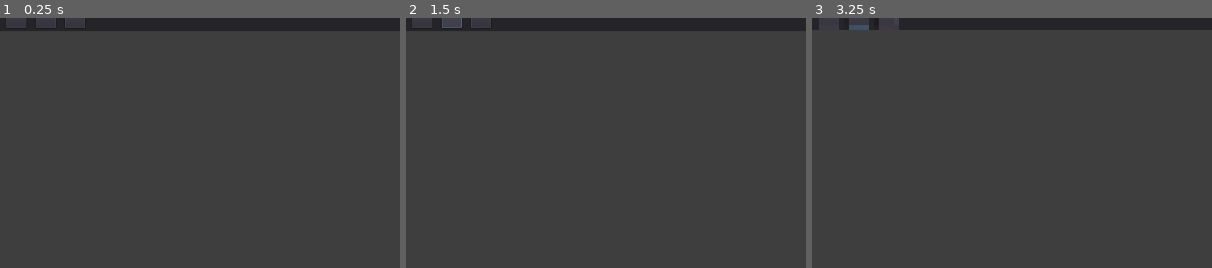
Above: before the commit, frames 1-3 (left to right).
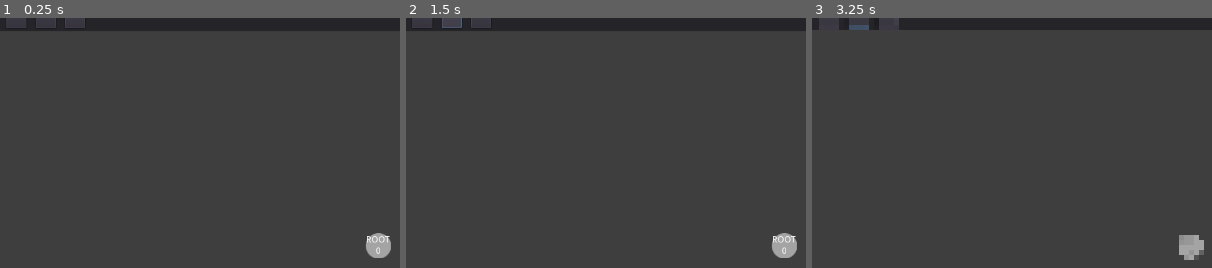
Above: after the commit, the same moments.

Repository: Tetramad/PIMMProject
Game: Godot game, scene res://TrieScene.tscn
The game is run twice, just before and just after one commit, with the same random seed, the same clock (stepped at 60 frames per second) and the same inputs. This scene is started directly instead of the project's main scene.
Inputs (mouse positions are % of the whole screen's width and height, from its top left):
- Up to frame 1 (0.25 s): no input
- Up to frame 2 (1.5 s): click (6, 3) at 0.5 s; click (6, 3) at 1.25 s
- Up to frame 3 (3.25 s): click (6, 3) at 2 s; tap Enter at 2.75 s; drag from (50, 3) to (60, 28) at 2.77 s
The pictures show only the part of the screen within x 0-50%, y 3-53%; the shares and areas given below are measured in that part.

The runs differ from the first frame. In frame 1, 0.5% of the frame differs, in the area x 91-98%, y 86-96%; in frame 2, 0.5%; in frame 3, 0.5%.

Commit message:
feat: Trie 구현 완료

Diff:
--- /dev/null
+++ b/ALGO/TrieNode.gd
@@ -0,0 +1,91 @@
+extends TextureRect
+
+class_name TrieNode
+
+onready var character_label = $VBoxContainer/CharacterLabel
+onready var frequency_label = $VBoxContainer/FrequencyLabel
+onready var child_node = $ChildNode setget _block_set, get_child_node
+
+const MIN_STEP: float = 5.0
+
+var moving: bool = false setget set_moving, is_moving
+var destination: Vector2 = Vector2.ZERO setget set_destination, get_destination
+var speed: float = 1.0
+var radius: float = 20.0
+
+signal arrived
+
+
+func _block_set(value):
+	push_error("Explicit child nodes setting is blocked")
+	assert(false)
+
+
+func get_child_node():
+	return child_node
+
+
+func set_moving(value: bool):
+	moving = value
+
+
+func is_moving() -> bool:
+	return moving
+
+
+func set_destination(dest: Vector2):
+	destination = dest
+
+
+func get_destination() -> Vector2:
+	return destination
+
+
+func set_character(character: String):
+	character_label.set_text(character)
+
+
+func get_character() -> String:
+	return character_label.get_text()
+
+
+func increase_frequency():
+	var freq: int = frequency_label.get_text().to_int()
+	frequency_label.set_text(String(freq + 1))
+
+
+func get_frequency() -> int:
+	return frequency_label.get_text().to_int()
+
+
+func relocate(pivot: Vector2, direction: float, sector_angle: float):
+	set_destination(pivot)
+	set_moving(true)
+
+	var children = get_child_node().get_children()
+	var base = direction - sector_angle/2
+	for i in range(children.size()):
+		var _direction = base + (sector_angle/(children.size() + 1)) * (i + 1)
+		var _pivot = 4 * radius * Vector2(cos(_direction), sin(_direction))
+		children[i].relocate(_pivot, _direction, max(sector_angle/2, PI/10))
+
+
+func _process(delta):
+	update()
+
+
+func _physics_process(delta):
+	if is_moving():
+		var distance = get_position().distance_to(get_destination())
+		if distance < MIN_STEP:
+			set_moving(false)
+			set_position(get_position().linear_interpolate(get_destination(), 1.0))
+			emit_signal("arrived", self)
+		else:
+			set_position(get_position().linear_interpolate(get_destination(), delta * speed))
+
+
+func _draw():
+	var center = get_size()/2
+	for child in get_child_node().get_children():
+		draw_line(center + center.direction_to(child.get_position()) * radius, child.get_position(), Color.black)
--- /dev/null
+++ b/ALGO/TrieNode.tscn
@@ -0,0 +1,55 @@
+[gd_scene load_steps=3 format=2]
+
+[ext_resource path="res://circle.svg" type="Texture" id=1]
+[ext_resource path="res://TrieNode.gd" type="Script" id=2]
+
+[node name="TrieNode" type="TextureRect"]
+anchor_left = 0.5
+anchor_top = 0.5
+anchor_right = 0.5
+anchor_bottom = 0.5
+margin_left = -660.0
+margin_top = -420.0
+margin_right = -620.0
+margin_bottom = -380.0
+rect_pivot_offset = Vector2( 20, 20 )
+texture = ExtResource( 1 )
+expand = true
+script = ExtResource( 2 )
+
+[node name="VBoxContainer" type="VBoxContainer" parent="."]
+anchor_right = 1.0
+anchor_bottom = 1.0
+alignment = 1
+__meta__ = {
+"_edit_lock_": true
+}
+
+[node name="CharacterLabel" type="Label" parent="VBoxContainer"]
+margin_top = 4.0
+margin_right = 40.0
+margin_bottom = 18.0
+text = "A"
+align = 1
+valign = 1
+
+[node name="FrequencyLabel" type="Label" parent="VBoxContainer"]
+margin_top = 22.0
+margin_right = 40.0
+margin_bottom = 36.0
+text = "0"
+align = 1
+valign = 1
+
+[node name="ChildNode" type="Control" parent="."]
+anchor_left = 0.5
+anchor_top = 0.5
+anchor_right = 0.5
+anchor_bottom = 0.5
+margin_left = -37.0
+margin_top = -35.0
+margin_right = 37.0
+margin_bottom = 35.0
+__meta__ = {
+"_edit_lock_": true
+}
--- /dev/null
+++ b/ALGO/TrieRoot.gd
@@ -0,0 +1,47 @@
+extends Control
+
+onready var node = preload("res://TrieNode.tscn")
+
+export(String) var test_word
+export(bool) var testit = false
+
+var root = null
+
+func _ready():
+	root = node.instance()
+	add_child(root)
+	root.set_character('ROOT')
+	root.set_position(Vector2.ZERO)
+	relocate()
+
+func _process(delta):
+	if testit:
+		insert(test_word)
+		test_word = ""
+		testit = false
+
+func insert(word: String):
+	var child_node = root.get_child_node()
+	var children = child_node.get_children()
+	for index in range(word.length()):
+		var founded = false
+		for child in children:
+			if child.get_character()[0] == word[index]:
+				child_node = child.get_child_node()
+				children = child_node.get_children()
+				founded = true
+				break
+		if founded:
+			continue
+
+		var n = node.instance()
+		child_node.add_child(n)
+		n.set_position(Vector2.ZERO)
+		n.set_character(word[index])
+		child_node = n.get_child_node()
+		children = child_node.get_children()
+	child_node.get_parent().increase_frequency()
+	relocate()
+
+func relocate():
+	root.relocate(Vector2.ZERO, 0.0, 2 * PI)
--- /dev/null
+++ b/ALGO/TrieRoot.tscn
@@ -0,0 +1,10 @@
+[gd_scene load_steps=2 format=2]
+
+[ext_resource path="res://TrieRoot.gd" type="Script" id=1]
+
+[node name="TrieRoot" type="Control"]
+margin_left = -20.0
+margin_top = -20.0
+margin_right = 20.0
+margin_bottom = 20.0
+script = ExtResource( 1 )
--- a/ALGO/TrieScene.tscn
+++ b/ALGO/TrieScene.tscn
@@ -1,6 +1,7 @@
-[gd_scene load_steps=2 format=2]
+[gd_scene load_steps=3 format=2]
 
 [ext_resource path="res://TopBar.tscn" type="PackedScene" id=1]
+[ext_resource path="res://TrieRoot.tscn" type="PackedScene" id=2]
 
 [node name="Control" type="Control"]
 anchor_right = 1.0
@@ -12,6 +13,12 @@
 color = Color( 0.247059, 0.247059, 0.247059, 1 )
 
 [node name="TopBar" parent="." instance=ExtResource( 1 )]
+
+[node name="TrieRoot" parent="." instance=ExtResource( 2 )]
+margin_left = 590.055
+margin_top = 365.02
+margin_right = 630.055
+margin_bottom = 405.02
 
 [node name="Control" type="Control" parent="."]
 editor/display_folded = true
--- /dev/null
+++ b/ALGO/circle.svg
@@ -0,0 +1,67 @@
+<?xml version="1.0" encoding="UTF-8" standalone="no"?>
+<!-- Created with Inkscape (http://www.inkscape.org/) -->
+
+<svg
+   xmlns:dc="http://purl.org/dc/elements/1.1/"
+   xmlns:cc="http://creativecommons.org/ns#"
+   xmlns:rdf="http://www.w3.org/1999/02/22-rdf-syntax-ns#"
+   xmlns:svg="http://www.w3.org/2000/svg"
+   xmlns="http://www.w3.org/2000/svg"
+   xmlns:sodipodi="http://sodipodi.sourceforge.net/DTD/sodipodi-0.dtd"
+   xmlns:inkscape="http://www.inkscape.org/namespaces/inkscape"
+   width="9.7354164mm"
+   height="9.7354164mm"
+   viewBox="0 0 9.7354164 9.7354164"
+   version="1.1"
+   id="svg8"
+   inkscape:version="0.92.3 (2405546, 2018-03-11)"
+   sodipodi:docname="circle.svg">
+  <defs
+     id="defs2" />
+  <sodipodi:namedview
+     id="base"
+     pagecolor="#ffffff"
+     bordercolor="#666666"
+     borderopacity="1.0"
+     inkscape:pageopacity="0.0"
+     inkscape:pageshadow="2"
+     inkscape:zoom="7.9195959"
+     inkscape:cx="9.5263281"
+     inkscape:cy="26.907912"
+     inkscape:document-units="mm"
+     inkscape:current-layer="layer1"
+     showgrid="false"
+     fit-margin-top="0"
+     fit-margin-left="0"
+     fit-margin-right="0"
+     fit-margin-bottom="0"
+     inkscape:window-width="1920"
+     inkscape:window-height="1017"
+     inkscape:window-x="-8"
+     inkscape:window-y="-8"
+     inkscape:window-maximized="1" />
+  <metadata
+     id="metadata5">
+    <rdf:RDF>
+      <cc:Work
+         rdf:about="">
+        <dc:format>image/svg+xml</dc:format>
+        <dc:type
+           rdf:resource="http://purl.org/dc/dcmitype/StillImage" />
+        <dc:title></dc:title>
+      </cc:Work>
+    </rdf:RDF>
+  </metadata>
+  <g
+     inkscape:label="Layer 1"
+     inkscape:groupmode="layer"
+     id="layer1"
+     transform="translate(-0.13229179,-287.13229)">
+    <circle
+       style="opacity:1;fill:#a5a5a5;fill-opacity:1;fill-rule:nonzero;stroke:none;stroke-width:0.26458332;stroke-linecap:square;stroke-linejoin:bevel;stroke-miterlimit:4;stroke-dasharray:none;stroke-dashoffset:113.38583374;stroke-opacity:1;paint-order:normal"
+       id="path815"
+       cx="5"
+       cy="292"
+       r="4.8677082" />
+  </g>
+</svg>
--- a/ALGO/project.godot
+++ b/ALGO/project.godot
@@ -8,9 +8,14 @@
 
 config_version=4
 
-_global_script_classes=[  ]
+_global_script_classes=[ {
+"base": "TextureRect",
+"class": "TrieNode",
+"language": "GDScript",
+"path": "res://TrieNode.gd"
+} ]
 _global_script_class_icons={
-
+"TrieNode": ""
 }
 
 [application]
Not shown, added: ALGO/circle.svg.import
